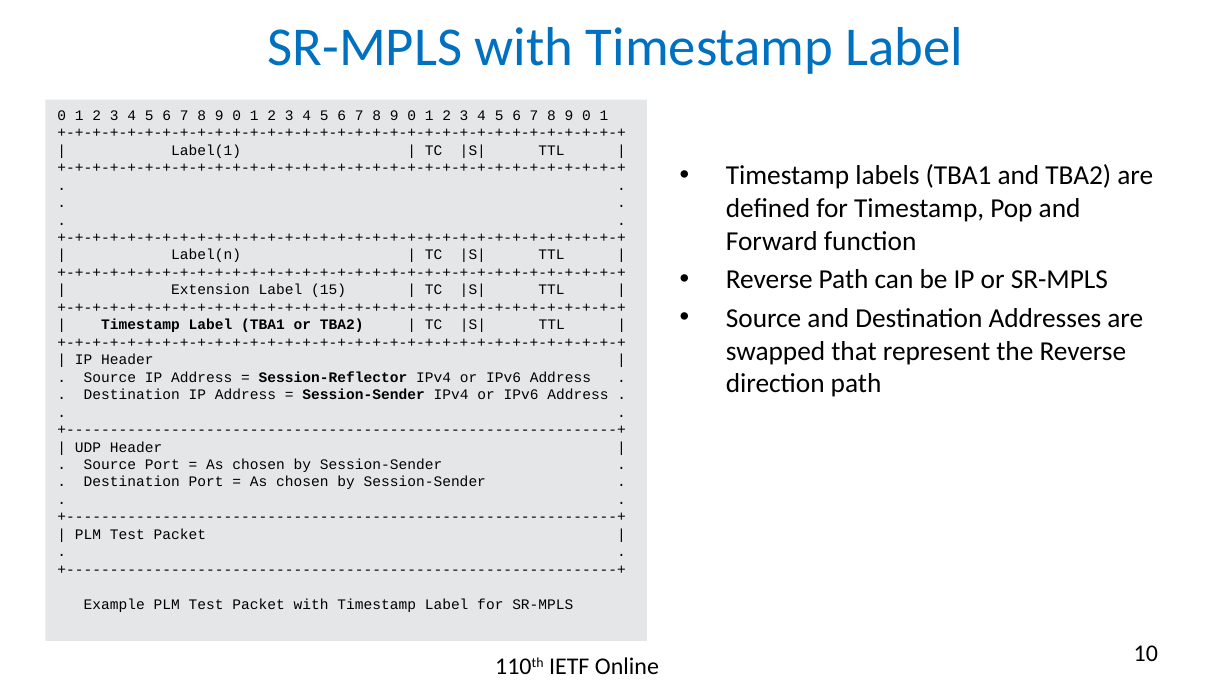
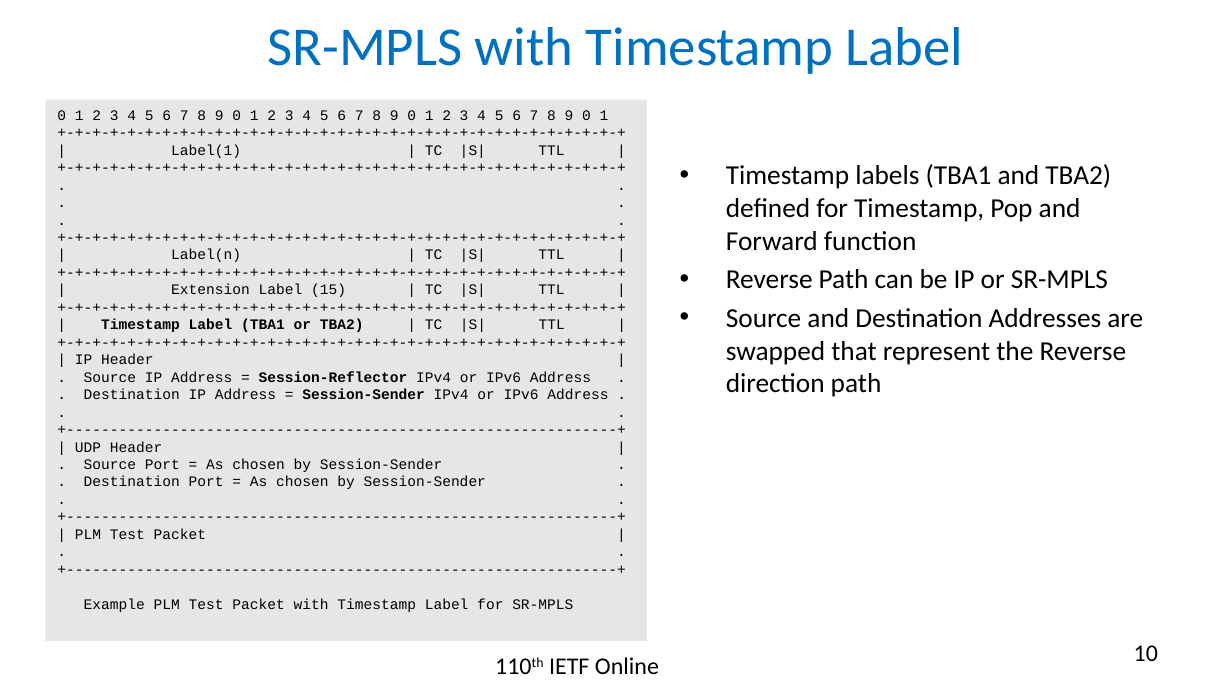
Before and after one commit to rakgandhi/ietf-slides, a slide deck: slide 10 of draft-gandhi-spring-sr-enhanced-plm-04.pptx. Drawn at 1232x693 pixels with LibreOffice and Linux fonts; fonts in the diff are those of the drawing. Boxes give left, top, right and bottom in pixels: in the first picture for what was removed or moved away, otherwise in the second. Text is boxed around its words. In the diff, an @@ line names an element or a change of style, - is before the commit and + after.

```diff
--- a/draft-gandhi-spring-sr-enhanced-plm-04.pptx
+++ b/draft-gandhi-spring-sr-enhanced-plm-04.pptx
@@ text at <box>726,164,1111,251</box>: text changed @@
-• Timestamp labels (TBA1 and TBA2) are defined for Timestamp, Pop and Forward function
+• Timestamp labels (TBA1 and TBA2) defined for Timestamp, Pop and Forward function
```
Also in this commit, not shown: 3 other slides changed, 5 other files.
